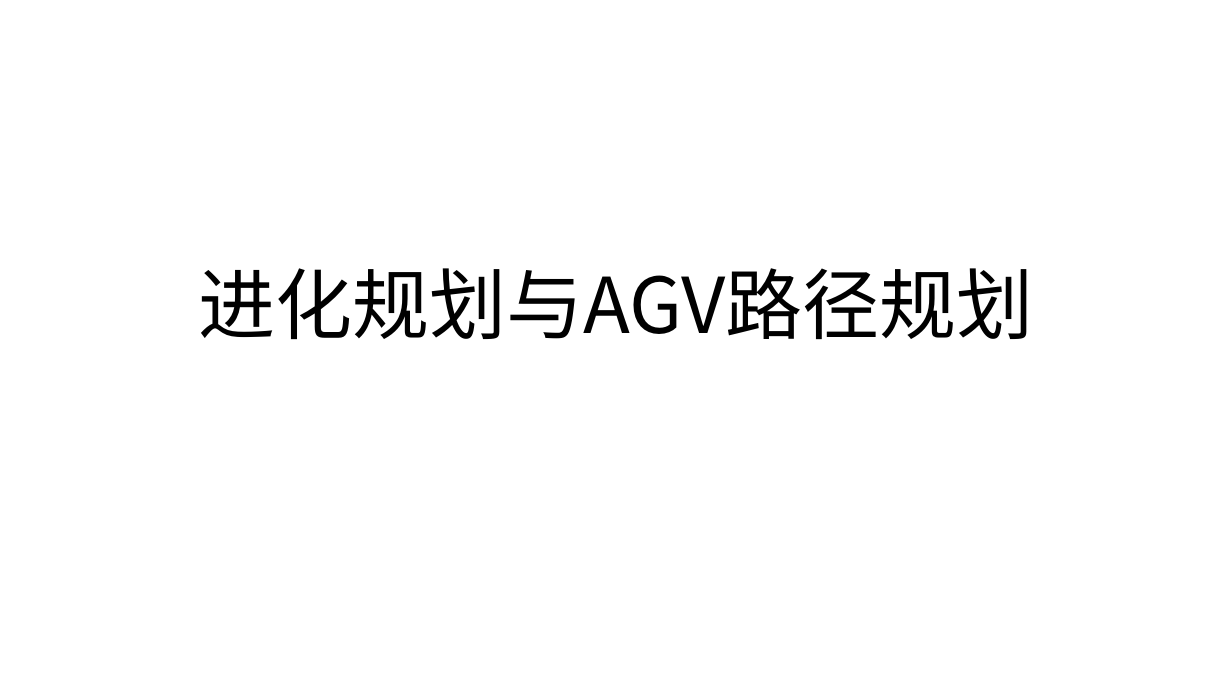
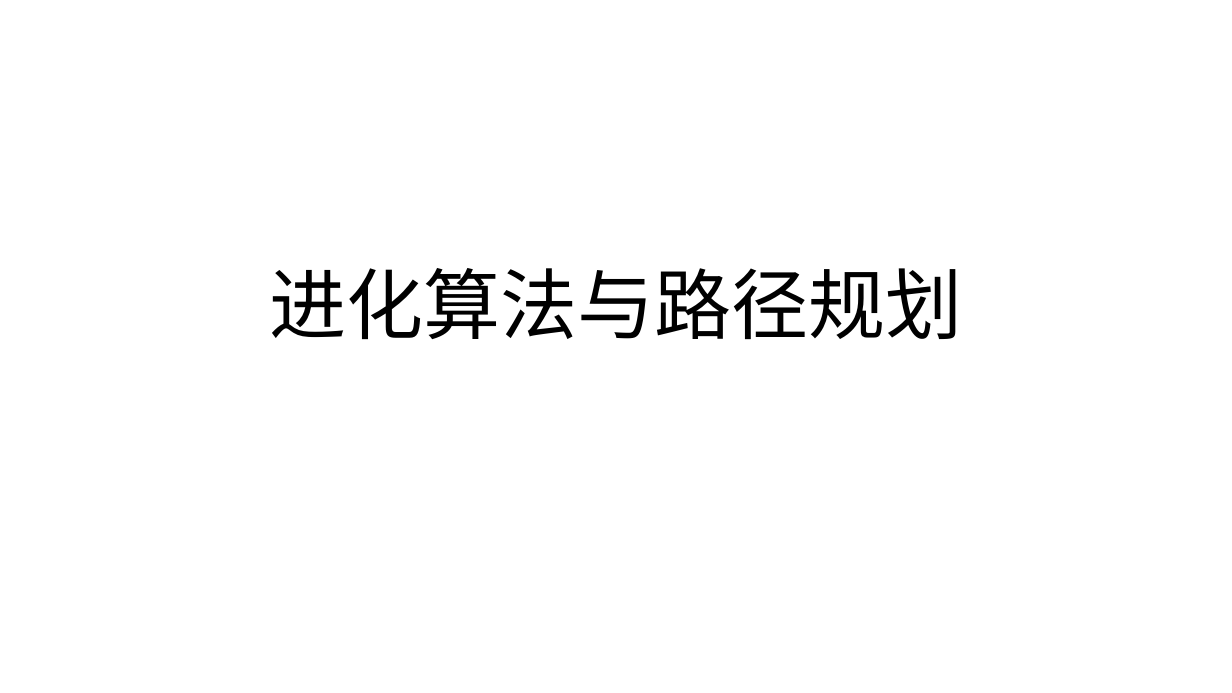
Before and after one commit to likaihz/EAS, a slide deck: slide 1 of likai/slides.pptx. Drawn at 1232x693 pixels with LibreOffice and Linux fonts; fonts in the diff are those of the drawing. Boxes give left, top, right and bottom in pixels: in the first picture for what was removed or moved away, otherwise in the second. Text is boxed around its words. In the diff, an @@ line names an element or a change of style, - is before the commit and + after.

```diff
--- a/likai/slides.pptx
+++ b/likai/slides.pptx
@@ title at (269,268,962,339): text changed @@
-进化规划与AGV路径规划
+进化算法与路径规划
```
Also in this commit, not shown: 2 slides added, 3 other files.
